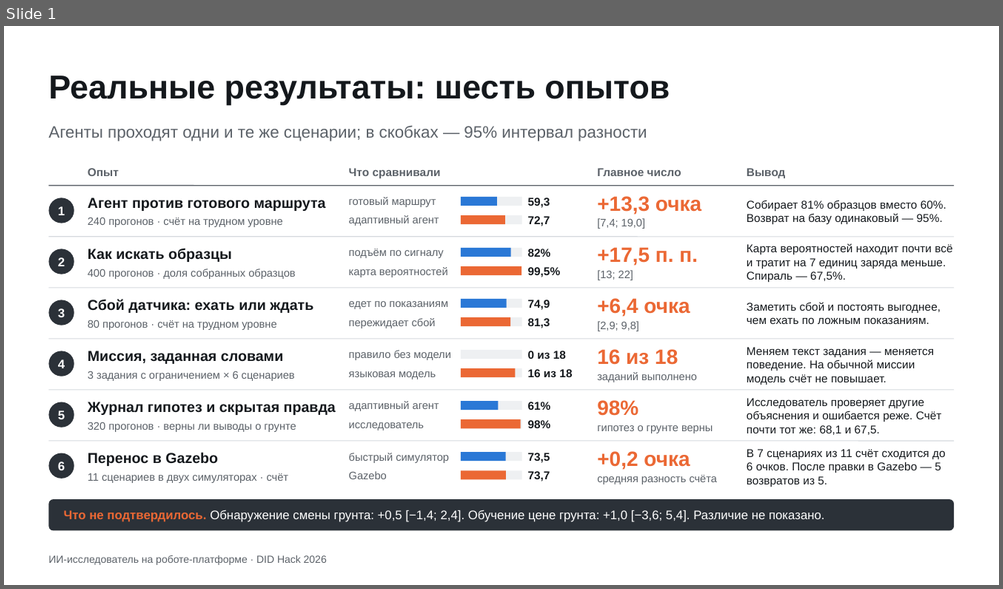
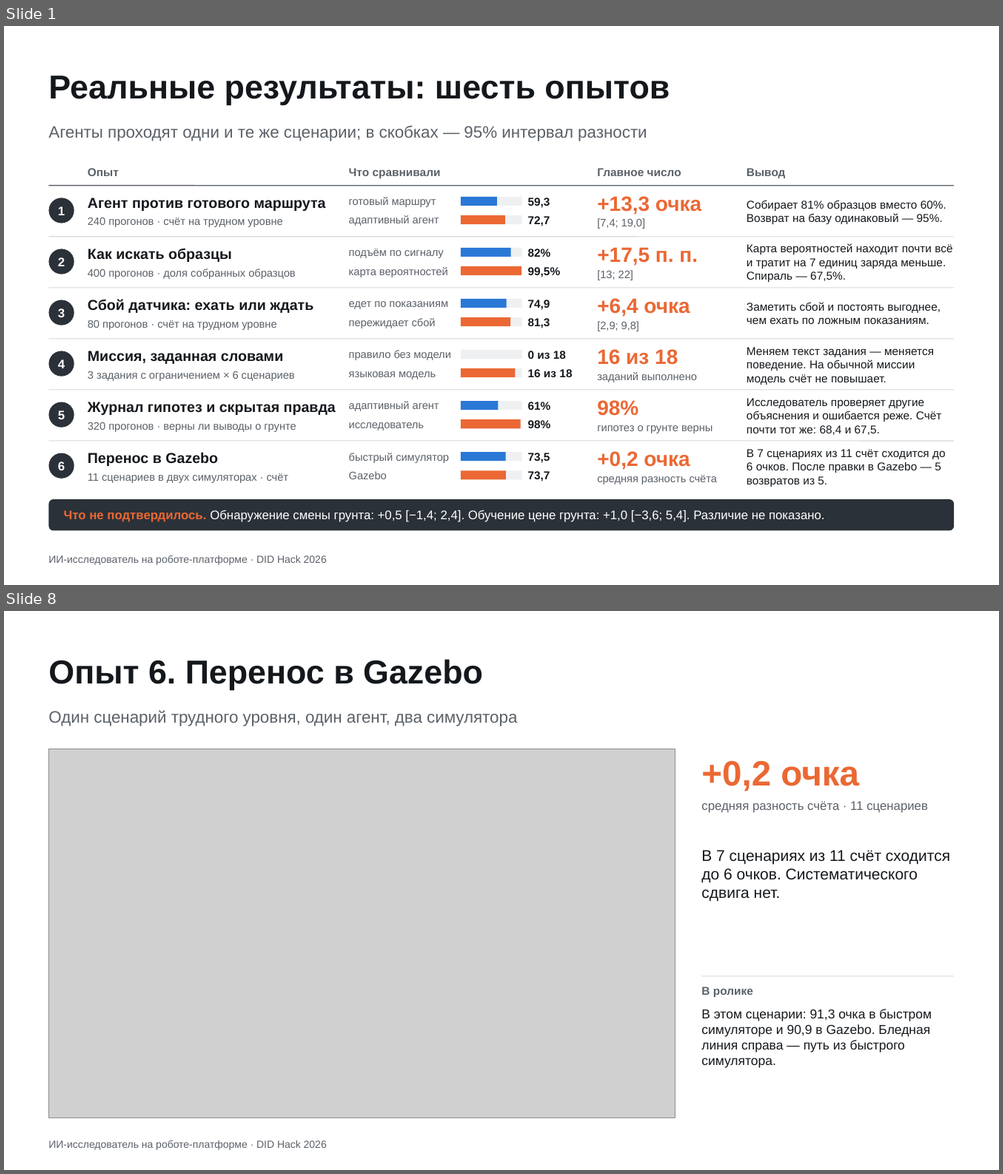
Before and after one commit to Mput13/did-hack, a slide deck: presentation/results_slide.pptx. Shown one above the other, each under a label of ours: slide 1 before the commit, slides 1 and 8 after it; the slides between them are not shown. The pictures are 1003x589 and 1003x1174 pixels, drawn with LibreOffice and Linux fonts; fonts in the diff are those of the drawing; grey boxes stand for pictures. Boxes give left, top, right and bottom in pixels: in the first picture for what was removed or moved away, otherwise in the second. Text is boxed around its words. In the diff, an @@ line names an element or a change of style, - is before the commit and + after.

```diff
--- a/presentation/results_slide.pptx
+++ b/presentation/results_slide.pptx
@@ slide 8 added at [4,611,999,1170], background #FFFFFF; not listed: 1 template element that a slide beside it also shows @@
@@ title added at [48,659,483,690], 32 pt, text #14181C, bold @@
+Опыт 6. Перенос в Gazebo
@@ text added at [48,710,517,726], 16 pt, text #5B6168 @@
+Один сценарий трудного уровня, один агент, два симулятора
@@ picture added at [48,749,674,1119] @@
@@ text added at [701,760,859,792], 34 pt, text #EB6834, bold @@
++0,2 очка
@@ text added at [701,801,928,813], 12 pt, text #5B6168 @@
+средняя разность счёта · 11 сценариев
@@ text added at [701,850,950,902], 15 pt, text #14181C @@
+В 7 сценариях из 11 счёт сходится до 6 очков. Систематического сдвига нет.
@@ text added at [701,987,753,997], 11 pt, text #5B6168, bold @@
+В ролике
@@ line added from (702, 977) to (954, 977), #D5D9DE 0.75 pt @@
@@ text added at [701,1009,931,1068], 12.5 pt, text #14181C @@
+В этом сценарии: 91,3 очка в быстром симуляторе и 90,9 в Gazebo. Бледная линия справа — путь из быстрого симулятора.
@@ slide 1 changed as well @@
@@ text at [746,398,942,435]: text changed @@
-Исследователь проверяет другие объяснения и ошибается реже. Счёт почти тот же: 68,1 и 67,5.
+Исследователь проверяет другие объяснения и ошибается реже. Счёт почти тот же: 68,4 и 67,5.
```
Also in this commit, not shown: 7 other slides added, 16 other files.
